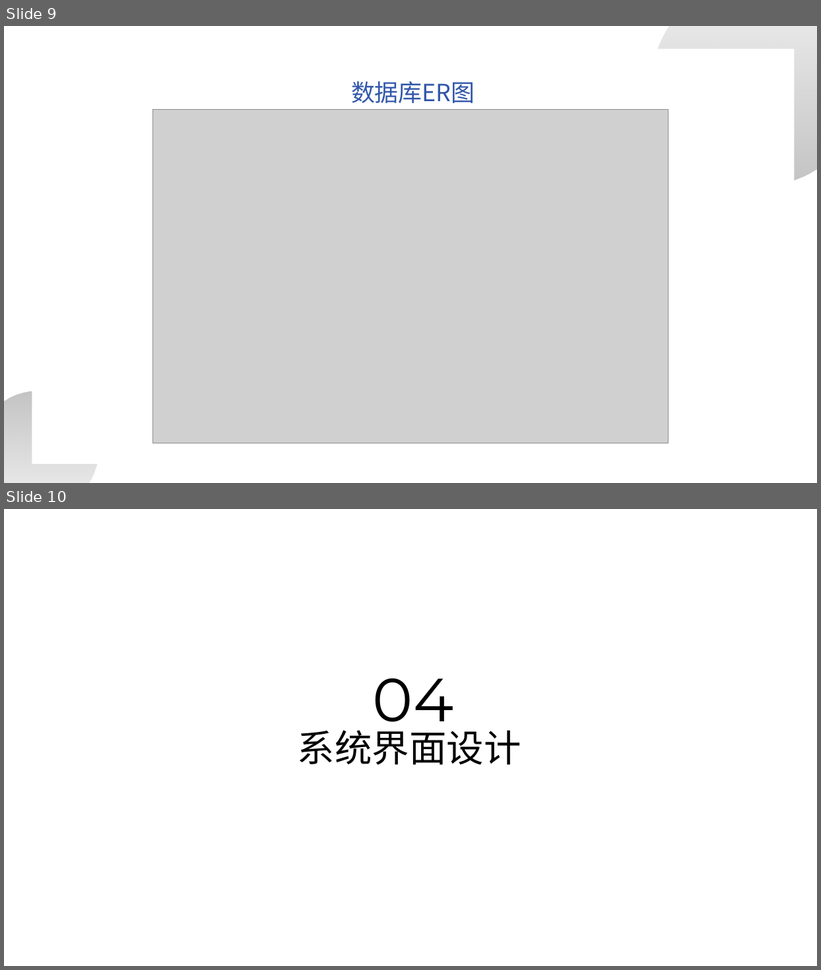
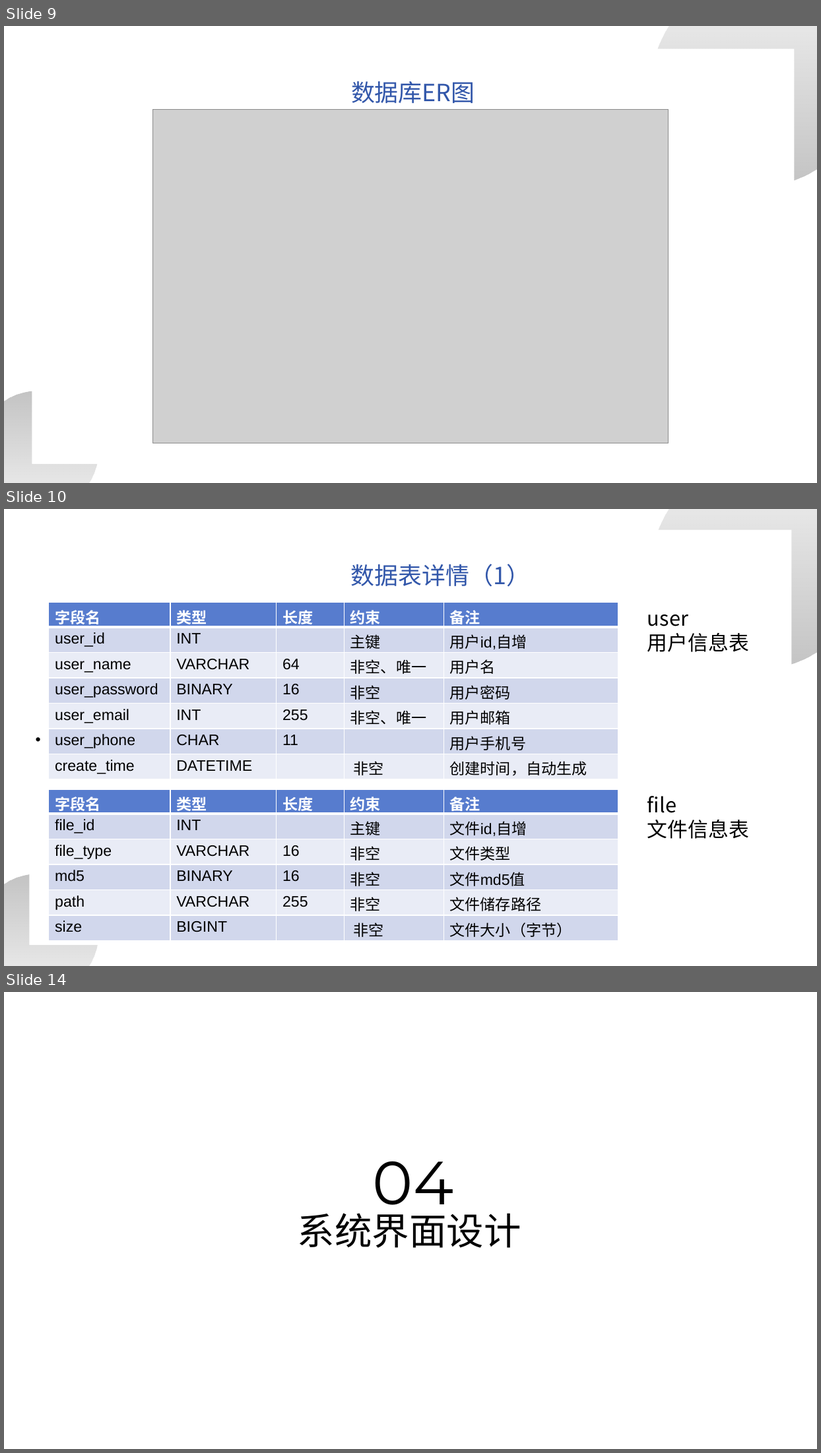
Before and after one commit to ChenjxJames/MyCloud, a slide deck: doc/演示.pptx. Shown one above the other, each under a label of ours: slides 9 and 10 before the commit, slides 9, 10 and 14 after it; the slides between them are not shown. The pictures are 821x970 and 821x1453 pixels, drawn with LibreOffice and Linux fonts; fonts in the diff are those of the drawing; grey boxes stand for pictures; background and template pictures are left out. Boxes give left, top, right and bottom in pixels: in the first picture for what was removed or moved away, otherwise in the second. Text is boxed around its words. In the diff, an @@ line names an element or a change of style, - is before the commit and + after.

```diff
--- a/doc/演示.pptx
+++ b/doc/演示.pptx
@@ slide 10 added at [4,509,817,966], background picture (left out) @@
@@ freeform shape added at [653,509,817,669], fill gradient #000000 @@
@@ text added at [351,564,530,587], 28 pt, text #3257AA @@
+数据表详情（1）
@@ table added at [49,603,618,780], 7 rows, 5 columns @@
+字段名 | 类型 | 长度 | 约束 | 备注
+user_id | INT |  | 主键 | 用户id,自增
+user_name | VARCHAR | 64 | 非空、唯一 | 用户名
+user_password | BINARY | 16 | 非空 | 用户密码
+user_email | INT | 255 | 非空、唯一 | 用户邮箱
+user_phone | CHAR | 11 |  | 用户手机号
+create_time | DATETIME |  | 非空 | 创建时间，自动生成
@@ text added at [648,615,749,652], 24 pt, text #000000 @@
+user
+用户信息表
@@ text added at [55,730,233,749], 18 pt, text #000000 @@
+• user 用户信息表
@@ table added at [49,789,618,966], 6 rows, 5 columns @@
+字段名 | 类型 | 长度 | 约束 | 备注
+file_id | INT |  | 主键 | 文件id,自增
+file_type | VARCHAR | 16 | 非空 | 文件类型
+md5 | BINARY | 16 | 非空 | 文件md5值
+path | VARCHAR | 255 | 非空 | 文件储存路径
+size | BIGINT |  | 非空 | 文件大小（字节）
@@ text added at [648,796,749,839], 24 pt, text #000000 @@
+file
+文件信息表
@@ freeform shape added at [4,875,98,966], fill gradient #000000 @@
@@ what was slide 10 is now slide 14 @@
```
Also in this commit, not shown: 1 slide changed, 3 other slides added, 2 other files.
